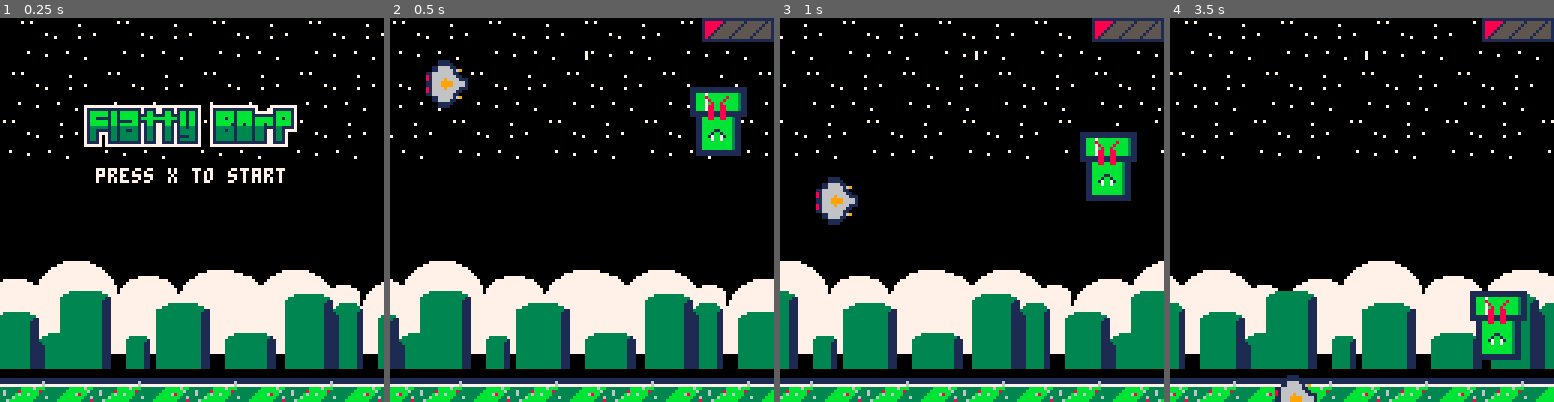
Above: before the commit, frames 1-4 (left to right).
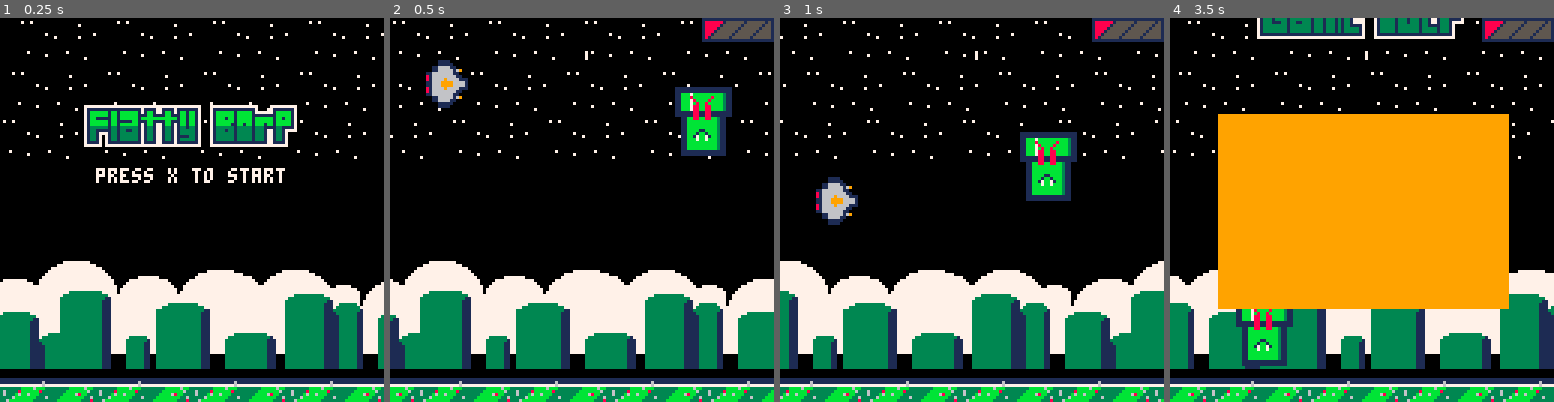
Above: after the commit, the same moments.

Repository: cjgonza2/CodeLab2Final
Game: PICO-8 cartridge pewpewborp.p8
Same seed, same stepped clock (60 frames per second), same inputs: the game is played once before the commit and once after it.
Inputs:
- Up to frame 1 (0.25 s): no input
- Up to frame 2 (0.5 s): tap X (X key) at 0.33 s
- Up to frame 3 (1 s): tap O (Z key) at 0.7 s
- Up to frame 4 (3.5 s): tap X (X key) at 1.07, 1.85, 2.97 s; hold Right 1.6-2.1 s; tap O (Z key) every 0.4 s from 1.7 to 3.3 s; hold Up 2.15-2.42 s; hold Right 2.47-3.03 s; hold Left from 3.08 s (still down)

Frame 1 is identical in both runs. In frame 2, 2.1% of the frame differs, in the area x 74-93%, y 17-36%; in frame 3, 4.7%; in frame 4, 54%, in the area x 0-100%, y 0-100%.

Commit message:
Added some health shit

Diff:
--- a/pewpewborp.p8
+++ b/pewpewborp.p8
@@ -7,11 +7,14 @@
 tubes={}
 tube_num=0
 
---enemy vars
+--bog vars
 bog_health=1
 bog_dmgcount=0
 boghealth_x=104
 boghealth_y=0
+bog_x=104
+bog_y=64
+bog_v=2
 
 --star vars
 topstars={}
@@ -242,47 +245,34 @@
 
 function game_update()
 
---
 	for tp in all(topstars) do
 		tp.x-=top_v
-
 		if(tp.x<-32)then
 			temp=tp
 			tp.x=topstars[star_num+1].x+32
 			del(topstars,tp)
 			add(topstars,temp)
 		end
-
-	end
-
-	--for every mid★
+	end
+
 	for m in all(midstars) do
-
-		m.x-=mid_v --moves ★ left
-
-		--if out of bounds
+		m.x-=mid_v
 		if(m.x<-32)then
-			temp=m --creates temp obj
-			--sets the position of m.x
+			temp=m
 			m.x=midstars[star_num+1].x+32
-			--deletes original obj
 			del(midstars,m)
-			--replaces w/ temp obj
 			add(midstars,temp)
 		end
-
 	end
 
 	for b in all(botstars)do
 		b.x-=bot_v
-
 		if(b.x<-32)then
 			temp=b
 			b.x=botstars[star_num+1].x+32
 			del(botstars,b)
 			add(botstars,temp)
 		end
-
 	end
 
 --for every tube
@@ -290,7 +280,7 @@
 --if the tube is alive
 		if(t.alive)then
 --adds to the
-		--	t.x-=t.x_v
+			t.x-=t.x_v
 			t.y+=t.y_v
 
 			if(t.y>=95 or t.y <= 0)then
@@ -310,42 +300,37 @@
 
 	for g in all(ground) do
 		g.x-=ground_v
-
 		if(g.x<-32)then
 			temp=g
 			g.x=ground[ground_num+1].x+32
 			del(ground,g)
 			add(ground,temp)
 		end
-
 	end
 
 	for c in all(clouds) do
 		c.x-=cloud_v
-
 		if(c.x<-128)then
 			temp=c
 			c.x=clouds[cloud_num].x+128
 			del(clouds,c)
 			add(clouds,temp)
 		end
-
 	end
 
 	for h in all(hills) do
 		h.x-=hill_v
-
 		if(h.x<-128)then
 			temp=h
 			h.x=hills[hill_num].x+128
 			del(hills,h)
 			add(hills,temp)
 		end
-
 	end
 
 	bird_move()
 
+--if bird hits ground
 	if(bird_y > 125)then
 		sfx(1)
 		state="end"
@@ -807,12 +791,12 @@
 71333333133133333317133177133171331331700071333333133333133311113311117000000000000000000000000000000000000000000000000000000000
 71331111133133113317133177133171333331700071333133133333133317713317777000000000000000000000000000000000000000000000000000000000
 71331777133133333317133177133171333331700071333333133333133317713317000000000000000000000000000000000000000000000000000000000000
-71331707133133333317133177133171111331700071333333133333133317713317000000000000000000000000000000000000000000000000000000000000
-71331707133133333317133177133171333331700071333333133333133317713317000000000000000000000000000000000000000000000000000000000000
-71111707111111111117111177111171111111700071111111111111111117711117000000000000000000000000000000000000000000000000000000000000
-77777707777777777777777777777777777777700077777777777777777777777777000000000000000000000000000000000000000000000000000000000000
-00000000000000000000000000000000000000000000000000000000000000000000000000000000000000000000000000000000000000000000000000000000
-00000000000000000000000000000000000000000000000000000000000000000000000000000000000000000000000000000000000000000000000000000000
+71331707133133333317133177133171111331700071333333133333133317713317000011111111111111111111111111111111111111111111111100000000
+7133170713313333331713317713317133333170007133333313333313331771331700001cccccccc1ccccc11cccccccc1555551155555555155555100000000
+7111170711111111111711117711117111111170007111111111111111111771111700001ccccccc1cccccc11ccccccc15555551155555551555555100000000
+7777770777777777777777777777777777777770007777777777777777777777777700001cccccc1ccccccc11cccccc155555551155555515555555100000000
+0000000000000000000000000000000000000000000000000000000000000000000000001ccccc1cccccccc11ccccc1555555551155555155555555100000000
+00000000000000000000000000000000000000000000000000000000000000000000000011111111111111111111111111111111111111111111111100000000
 77777777777777777777777777777777777700077777777777777777777777000000000011111111111111111111111111111111111111111111111100000000
 71111111111111111111111111111111111700071111111111111111111117000000000018888881888888155555515118888881555555155555515100000000
 71bbbbbbbb1bbbbbb1bbbbbbbbbb1bbbbb1700071bbbbb1bbb1bbb1bbbbb17777777700018888818888881555555155118888815555551555555155100000000
